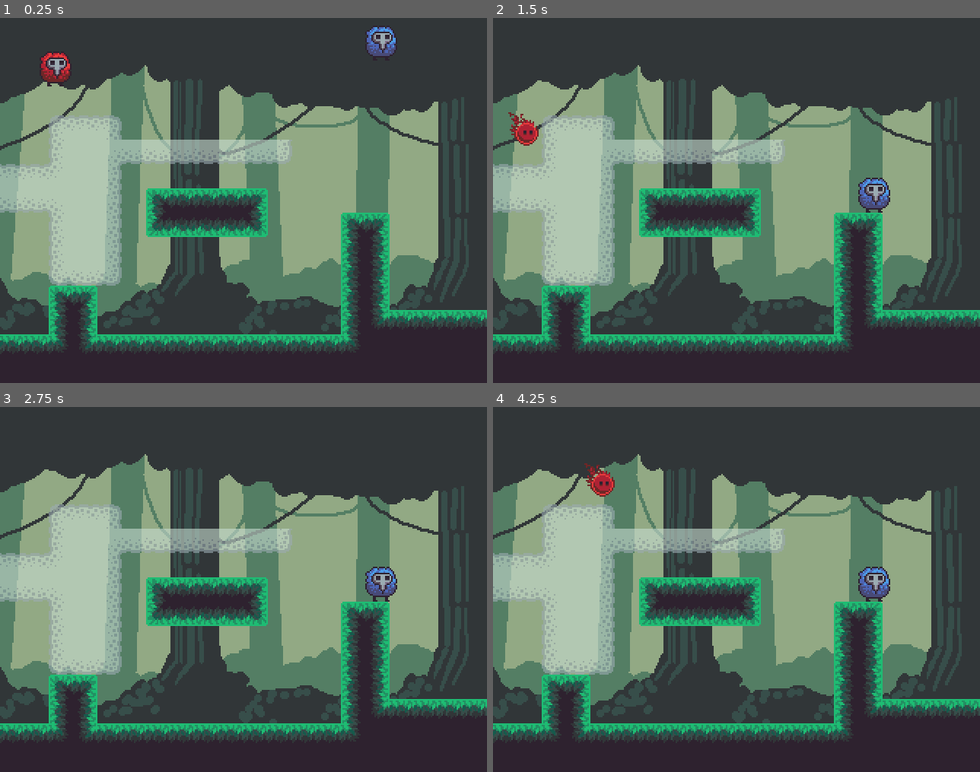
Above: before the commit, frames 1-4 (two rows, left to right).
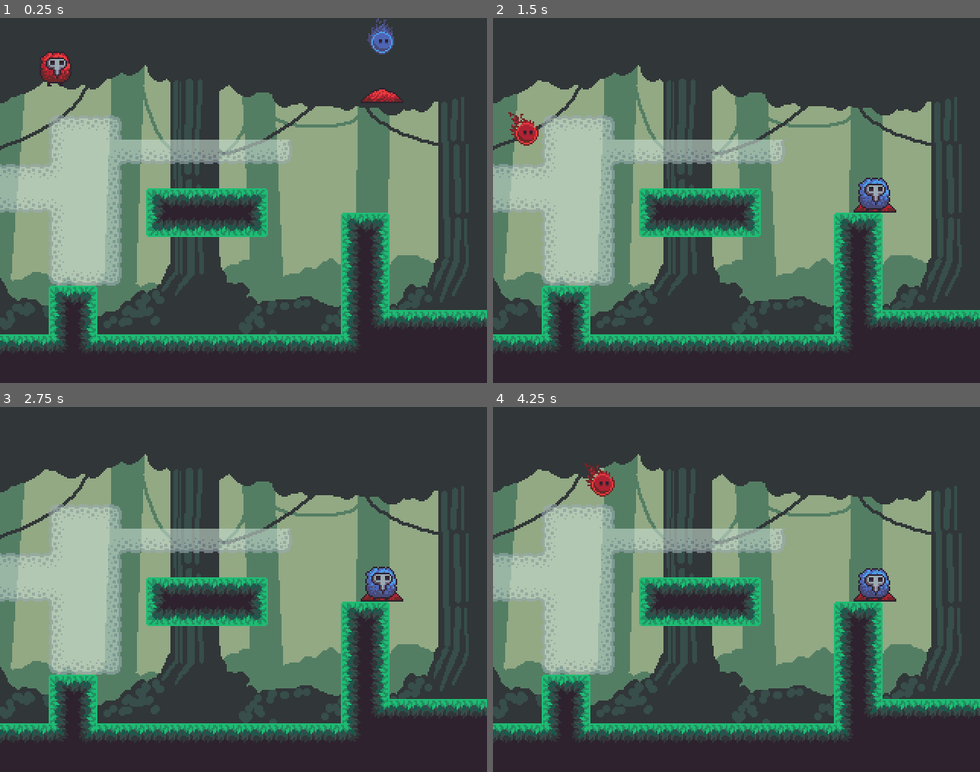
Above: after the commit, the same moments.

Repository: Octoan1/Global-Game-Jam-2026
Game: Godot game, scene res://Scenes/main.tscn
The game is run twice, just before and just after one commit, with the same random seed, the same clock (stepped at 60 frames per second) and the same inputs.
Inputs:
- Up to frame 1 (0.25 s): no input
- Up to frame 2 (1.5 s): tap Enter (ui_accept) at 0.5 s; hold D (p1_move_right_k) from 0.53 s (still down); tap 1 (p1_connect_keyboard) at 0.6 s; tap W (p1_jump_k) at 0.77 s; tap E (p1_throw_k) at 1.35 s
- Up to frame 3 (2.75 s): tap W (p1_jump_k) at 1.52 s; release D (p1_move_right_k) at 2.03 s; hold A (p1_move_left_k) from 2.03 s (still down); tap N (p2_back_k) at 2.1 s
- Up to frame 4 (4.25 s): release A (p1_move_left_k) at 2.78 s; hold D (p1_move_right_k) from 2.78 s (still down); tap 2 (p2_connect_keyboard) at 2.85 s; tap W (p1_jump_k) at 3.02, 3.77 s; tap Down (p2_move_down) at 3.6 s

The runs differ from the first frame. In frame 1, 0.6% of the frame differs, in the area x 74-83%, y 0-23%; in frame 2, 0.1%; in frame 3, 0.2%; in frame 4, 0.3%.

Commit message:
Even EVen more animations

Diff:
--- a/Entities/Players/player.gd
+++ b/Entities/Players/player.gd
@@ -7,6 +7,7 @@
 @export var mask = true
 @onready var throwing = false
 @onready var waiting = false
+@onready var respawning = false
 @onready var ammo = 1
 var controller = true
 
@@ -29,6 +30,8 @@
 
 #Throwing
 @export var mask_scene: PackedScene
+@export var pile_scene: PackedScene
+signal gather_leaves
 
 #Camera
 @export var camera_on = false
@@ -37,6 +40,12 @@
 
 func _ready() -> void:
 	animated.animation_finished.connect(_on_animation_finished)
+	if not mask:
+		var pile = pile_scene.instantiate()
+		var parent = self.get_parent()
+		parent.add_child.call_deferred(pile)
+		pile.player = self
+		pile.global_position = global_position
 
 func _physics_process(delta: float) -> void:
 	_update_inputs()
@@ -87,7 +96,7 @@
 		velocity.x = move_toward(velocity.x, 0, SPEED)
 
 	#ghost movement
-	if not mask:
+	if not mask and not respawning:
 		if controller:
 			var stick = Vector2(
 			Input.get_joy_axis(joystick_id, JOY_AXIS_LEFT_X),
@@ -113,7 +122,7 @@
 				velocity.x = stick.x * GSPEED
 				velocity.y = stick.y * GSPEED
 			if velocity == Vector2.ZERO:
-				animated.play("Idle")
+				animated.play("Ghost_Idle")
 			else:
 				animated.play("Ghost_Move")
 			if stick.x != 0:
@@ -140,13 +149,14 @@
 				velocity.x = h_dir * GSPEED
 				velocity.y = v_dir * GSPEED
 			if velocity == Vector2.ZERO:
-				animated.play("Idle")
+				animated.play("Ghost_Idle")
 			else:
 				animated.play("Ghost_Move")
 			if h_dir != 0:
 				animated.flip_h = prev_dir < 0
 			prev_dir = h_dir
-
+	if respawning:
+		animated.play("Ghost_Idle")
 	var arrow = _update_arrow()
 	if controller:
 		if Input.is_action_just_pressed("p1_throw_c" if joystick_id == 0 else "p2_throw_c") and throwing:
@@ -253,8 +263,13 @@
 	throwing = false
 	queue_redraw()
 	body.animated.play("Unpoof")
-	body.mask = true
 	body.ammo = 1
+	body.emit_signal("gather_leaves")
+	var pile = pile_scene.instantiate()
+	var parent = self.get_parent()
+	parent.add_child(pile)
+	pile.player = self
+	pile.global_position = global_position
 
 func _update_inputs():
 	if Input.is_action_just_pressed("p1_connect_controller" if joystick_id == 0 else "p2_connect_controller"):
@@ -271,3 +286,8 @@
 func _on_animation_finished():
 	if animated.animation == "Unpoof":
 		animated.play("Idle")
+
+func unpoof_from_leaves():
+	respawning = false
+	mask = true
+	animated.play("Unpoof")
--- a/Entities/Players/player1.tscn
+++ b/Entities/Players/player1.tscn
@@ -1,13 +1,30 @@
 [gd_scene format=3 uid="uid://dfg58lmub4mlf"]
 
 [ext_resource type="Script" uid="uid://bn1k6elpp2y4r" path="res://Entities/Players/player.gd" id="1_yscd2"]
-[ext_resource type="Texture2D" uid="uid://co0lum64xquic" path="res://Aseprite/Player/Dingle/dingle_ghost.png" id="3_2m8x8"]
-[ext_resource type="Texture2D" uid="uid://pelbol6dtsld" path="res://Aseprite/Player/Dingle/dingle.png" id="4_k3pxy"]
+[ext_resource type="Texture2D" uid="uid://co0lum64xquic" path="res://Aseprite/Player/Dingle/Ghost/dingle_ghost.png" id="3_2m8x8"]
+[ext_resource type="Texture2D" uid="uid://pelbol6dtsld" path="res://Aseprite/Player/Dingle/Normal/dingle.png" id="4_k3pxy"]
 [ext_resource type="PackedScene" uid="uid://ir766e3jwv8n" path="res://Objects/Mask/mask.tscn" id="4_xwwn8"]
-[ext_resource type="Texture2D" uid="uid://bqwpikbrdth8b" path="res://Aseprite/Player/Dingle/dingle_idle-Sheet.png" id="5_ktqc6"]
-[ext_resource type="Texture2D" uid="uid://kdkvyeuk03i1" path="res://Aseprite/Player/Dingle/dingle_walk-Sheet.png" id="5_ndun7"]
-[ext_resource type="Texture2D" uid="uid://bnrurhr2kt2x4" path="res://Aseprite/Player/Dingle/dingle_ghost_walk-Sheet.png" id="5_rpa8b"]
-[ext_resource type="Texture2D" uid="uid://dn7tee30eiels" path="res://Aseprite/Player/Dingle/dingle_poofed-Sheet.png" id="7_yicrl"]
+[ext_resource type="Texture2D" uid="uid://bqwpikbrdth8b" path="res://Aseprite/Player/Dingle/Normal/dingle_idle-Sheet.png" id="5_ktqc6"]
+[ext_resource type="Texture2D" uid="uid://kdkvyeuk03i1" path="res://Aseprite/Player/Dingle/Normal/dingle_walk-Sheet.png" id="5_ndun7"]
+[ext_resource type="Texture2D" uid="uid://bnrurhr2kt2x4" path="res://Aseprite/Player/Dingle/Ghost/dingle_ghost_walk-Sheet.png" id="5_rpa8b"]
+[ext_resource type="Texture2D" uid="uid://cdgu80dkvrl4t" path="res://Aseprite/Player/Doo/Ghost/doo_ghost_idle-Sheet.png" id="5_yicrl"]
+[ext_resource type="Texture2D" uid="uid://dn7tee30eiels" path="res://Aseprite/Player/Dingle/Normal/dingle_poofed-Sheet.png" id="7_yicrl"]
+
+[sub_resource type="AtlasTexture" id="AtlasTexture_bgymn"]
+atlas = ExtResource("5_yicrl")
+region = Rect2(0, 0, 32, 32)
+
+[sub_resource type="AtlasTexture" id="AtlasTexture_2tm5f"]
+atlas = ExtResource("5_yicrl")
+region = Rect2(32, 0, 32, 32)
+
+[sub_resource type="AtlasTexture" id="AtlasTexture_ihcqc"]
+atlas = ExtResource("5_yicrl")
+region = Rect2(64, 0, 32, 32)
+
+[sub_resource type="AtlasTexture" id="AtlasTexture_07fpm"]
+atlas = ExtResource("5_yicrl")
+region = Rect2(96, 0, 32, 32)
 
 [sub_resource type="AtlasTexture" id="AtlasTexture_suhm7"]
 atlas = ExtResource("5_rpa8b")
@@ -54,10 +71,6 @@
 region = Rect2(64, 0, 32, 32)
 
 [sub_resource type="AtlasTexture" id="AtlasTexture_bvkpd"]
-atlas = ExtResource("7_yicrl")
-region = Rect2(96, 0, 32, 32)
-
-[sub_resource type="AtlasTexture" id="AtlasTexture_jcvgl"]
 atlas = ExtResource("7_yicrl")
 region = Rect2(96, 0, 32, 32)
 
@@ -93,6 +106,23 @@
 animations = [{
 "frames": [{
 "duration": 1.0,
+"texture": SubResource("AtlasTexture_bgymn")
+}, {
+"duration": 1.0,
+"texture": SubResource("AtlasTexture_2tm5f")
+}, {
+"duration": 1.0,
+"texture": SubResource("AtlasTexture_ihcqc")
+}, {
+"duration": 1.0,
+"texture": SubResource("AtlasTexture_07fpm")
+}],
+"loop": true,
+"name": &"Ghost_Idle",
+"speed": 6.0
+}, {
+"frames": [{
+"duration": 1.0,
 "texture": SubResource("AtlasTexture_suhm7")
 }, {
 "duration": 1.0,
@@ -143,9 +173,6 @@
 "speed": 6.0
 }, {
 "frames": [{
-"duration": 1.0,
-"texture": SubResource("AtlasTexture_jcvgl")
-}, {
 "duration": 1.0,
 "texture": SubResource("AtlasTexture_qxtqi")
 }, {
@@ -196,7 +223,5 @@
 
 [node name="AnimatedSprite2D" type="AnimatedSprite2D" parent="." unique_id=936637707]
 sprite_frames = SubResource("SpriteFrames_2g48j")
-animation = &"Unpoof"
+animation = &"Idle"
 autoplay = "Idle"
-frame = 3
-frame_progress = 1.0
--- a/Entities/Players/player2.tscn
+++ b/Entities/Players/player2.tscn
@@ -1,13 +1,30 @@
 [gd_scene format=3 uid="uid://spfqakfdgeq1"]
 
 [ext_resource type="Script" uid="uid://bn1k6elpp2y4r" path="res://Entities/Players/player.gd" id="1_fgtas"]
-[ext_resource type="Texture2D" uid="uid://cfthi572frcg2" path="res://Aseprite/Player/Doo/doo_ghost.png" id="2_fgtas"]
-[ext_resource type="Texture2D" uid="uid://bqrg3jrwvampx" path="res://Aseprite/Player/Doo/doo.png" id="2_vq5c7"]
+[ext_resource type="Texture2D" uid="uid://cfthi572frcg2" path="res://Aseprite/Player/Doo/Ghost/doo_ghost.png" id="2_fgtas"]
+[ext_resource type="Texture2D" uid="uid://bqrg3jrwvampx" path="res://Aseprite/Player/Doo/Normal/doo.png" id="2_vq5c7"]
 [ext_resource type="PackedScene" uid="uid://ir766e3jwv8n" path="res://Objects/Mask/mask.tscn" id="4_vps4q"]
-[ext_resource type="Texture2D" uid="uid://dmg3qe84q1rgd" path="res://Aseprite/Player/Doo/doo_ghost_walk-Sheet.png" id="5_jcshi"]
-[ext_resource type="Texture2D" uid="uid://ys5rj70sdnb1" path="res://Aseprite/Player/Doo/doo_idle-Sheet.png" id="6_b43ch"]
-[ext_resource type="Texture2D" uid="uid://myswj4faflo5" path="res://Aseprite/Player/Doo/doo_poofed-Sheet.png" id="7_swfhw"]
-[ext_resource type="Texture2D" uid="uid://d4jtx3b13rafk" path="res://Aseprite/Player/Doo/doo_walk_2-Sheet.png" id="8_jcshi"]
+[ext_resource type="Texture2D" uid="uid://cdgu80dkvrl4t" path="res://Aseprite/Player/Doo/Ghost/doo_ghost_idle-Sheet.png" id="5_b43ch"]
+[ext_resource type="Texture2D" uid="uid://dmg3qe84q1rgd" path="res://Aseprite/Player/Doo/Ghost/doo_ghost_walk-Sheet.png" id="5_jcshi"]
+[ext_resource type="Texture2D" uid="uid://ys5rj70sdnb1" path="res://Aseprite/Player/Doo/Normal/doo_idle-Sheet.png" id="6_b43ch"]
+[ext_resource type="Texture2D" uid="uid://myswj4faflo5" path="res://Aseprite/Player/Doo/Normal/doo_poofed-Sheet.png" id="7_swfhw"]
+[ext_resource type="Texture2D" uid="uid://d4jtx3b13rafk" path="res://Aseprite/Player/Doo/Normal/doo_walk_2-Sheet.png" id="8_jcshi"]
+
+[sub_resource type="AtlasTexture" id="AtlasTexture_5uxf5"]
+atlas = ExtResource("5_b43ch")
+region = Rect2(0, 0, 32, 32)
+
+[sub_resource type="AtlasTexture" id="AtlasTexture_ovtwg"]
+atlas = ExtResource("5_b43ch")
+region = Rect2(32, 0, 32, 32)
+
+[sub_resource type="AtlasTexture" id="AtlasTexture_55ml6"]
+atlas = ExtResource("5_b43ch")
+region = Rect2(64, 0, 32, 32)
+
+[sub_resource type="AtlasTexture" id="AtlasTexture_fkqlg"]
+atlas = ExtResource("5_b43ch")
+region = Rect2(96, 0, 32, 32)
 
 [sub_resource type="AtlasTexture" id="AtlasTexture_0la2m"]
 atlas = ExtResource("5_jcshi")
@@ -54,10 +71,6 @@
 region = Rect2(64, 0, 32, 32)
 
 [sub_resource type="AtlasTexture" id="AtlasTexture_7c5hc"]
-atlas = ExtResource("7_swfhw")
-region = Rect2(96, 0, 32, 32)
-
-[sub_resource type="AtlasTexture" id="AtlasTexture_swfhw"]
 atlas = ExtResource("7_swfhw")
 region = Rect2(96, 0, 32, 32)
 
@@ -113,6 +126,23 @@
 animations = [{
 "frames": [{
 "duration": 1.0,
+"texture": SubResource("AtlasTexture_5uxf5")
+}, {
+"duration": 1.0,
+"texture": SubResource("AtlasTexture_ovtwg")
+}, {
+"duration": 1.0,
+"texture": SubResource("AtlasTexture_55ml6")
+}, {
+"duration": 1.0,
+"texture": SubResource("AtlasTexture_fkqlg")
+}],
+"loop": true,
+"name": &"Ghost_Idle",
+"speed": 6.0
+}, {
+"frames": [{
+"duration": 1.0,
 "texture": SubResource("AtlasTexture_0la2m")
 }, {
 "duration": 1.0,
@@ -163,9 +193,6 @@
 "speed": 6.0
 }, {
 "frames": [{
-"duration": 1.0,
-"texture": SubResource("AtlasTexture_swfhw")
-}, {
 "duration": 1.0,
 "texture": SubResource("AtlasTexture_30634")
 }, {
@@ -232,6 +259,5 @@
 
 [node name="AnimatedSprite2D" type="AnimatedSprite2D" parent="." unique_id=965665565]
 sprite_frames = SubResource("SpriteFrames_swfhw")
-animation = &"Walk"
+animation = &"Idle"
 autoplay = "Idle"
-frame_progress = 0.91549903
--- /dev/null
+++ b/Objects/Pile/Pile.tscn
@@ -0,0 +1,33 @@
+[gd_scene format=3 uid="uid://bg3sg6k20q6v0"]
+
+[ext_resource type="Texture2D" uid="uid://dn7tee30eiels" path="res://Aseprite/Player/Dingle/Normal/dingle_poofed-Sheet.png" id="1_8wtjx"]
+[ext_resource type="Script" uid="uid://crfqgcd5g025t" path="res://Objects/Pile/pile.gd" id="1_wslh4"]
+
+[sub_resource type="AtlasTexture" id="AtlasTexture_wslh4"]
+atlas = ExtResource("1_8wtjx")
+region = Rect2(96, 0, 32, 32)
+
+[sub_resource type="SpriteFrames" id="SpriteFrames_r03kp"]
+animations = [{
+"frames": [{
+"duration": 1.0,
+"texture": SubResource("AtlasTexture_wslh4")
+}],
+"loop": true,
+"name": &"Pile",
+"speed": 5.0
+}]
+
+[node name="Pile" type="RigidBody2D" unique_id=1473124957]
+physics_interpolation_mode = 1
+collision_layer = 32
+lock_rotation = true
+script = ExtResource("1_wslh4")
+
+[node name="AnimatedSprite2D" type="AnimatedSprite2D" parent="." unique_id=756965035]
+sprite_frames = SubResource("SpriteFrames_r03kp")
+animation = &"Pile"
+autoplay = "Pile"
+
+[node name="CollisionPolygon2D" type="CollisionPolygon2D" parent="." unique_id=1836554734]
+polygon = PackedVector2Array(-14, 12, 14, 12, 14, 10, 9, 5, 2, 2, -2, 2, -7, 4, -10, 6, -14, 10)
--- /dev/null
+++ b/Objects/Pile/pile.gd
@@ -0,0 +1,33 @@
+extends RigidBody2D
+
+@export var fly_speed = 125.0
+var player: CharacterBody2D
+var flying = false
+var connected = false
+
+func _ready():
+	if player:
+		player.gather_leaves.connect(_on_player_gather_leaves)
+		connected = true
+
+func _process(delta):
+	if not connected:
+		player.gather_leaves.connect(_on_player_gather_leaves)
+		connected = true
+	if not flying or not player:
+		return
+
+	var dir = player.global_position - global_position
+	var distance = dir.length()
+
+	if distance < 10:
+		queue_free()
+		player.unpoof_from_leaves()
+		return
+
+	global_position += dir.normalized() * fly_speed * delta
+	rotation = dir.angle()
+
+func _on_player_gather_leaves():
+	flying = true
+	player.respawning = true
--- a/Scenes/main.tscn
+++ b/Scenes/main.tscn
@@ -1,17 +1,12 @@
 [gd_scene format=4 uid="uid://dpncuafgait5d"]
 
 [ext_resource type="PackedScene" uid="uid://dfg58lmub4mlf" path="res://Entities/Players/player1.tscn" id="1_jjgbg"]
+[ext_resource type="PackedScene" uid="uid://bg3sg6k20q6v0" path="res://Objects/Pile/Pile.tscn" id="2_6bp64"]
 [ext_resource type="PackedScene" uid="uid://spfqakfdgeq1" path="res://Entities/Players/player2.tscn" id="3_8gbba"]
 [ext_resource type="Texture2D" uid="uid://dwjdlqk7ymxl8" path="res://Aseprite/Environment/Tilemap/Tilemap.png" id="4_jjvhh"]
 [ext_resource type="Script" uid="uid://eaeyihiq0nd7" path="res://Scenes/camera_2d.gd" id="5_21xkr"]
 [ext_resource type="Texture2D" uid="uid://bmv5avhirqnqk" path="res://Aseprite/Environment/flat_background_green.png" id="5_kry3j"]
 [ext_resource type="Script" uid="uid://dujl3b6wk6lq" path="res://Scenes/tether.gd" id="6_21xkr"]
-
-[sub_resource type="Resource" id="Resource_jjvhh"]
-metadata/__load_path__ = "res://Aseprite/Player/dingle.png"
-
-[sub_resource type="Resource" id="Resource_kry3j"]
-metadata/__load_path__ = "res://Aseprite/Player/dingle_ghost.png"
 
 [sub_resource type="TileSetAtlasSource" id="TileSetAtlasSource_jjvhh"]
 texture = ExtResource("4_jjvhh")
@@ -401,17 +396,12 @@
 [node name="Player1" parent="." unique_id=501140443 instance=ExtResource("1_jjgbg")]
 z_index = 1
 position = Vector2(37, 19)
-mask = true
-thickness = 2.0
-max_length = 50.0
-joystick_id = 0
-deadzone = 0.2
-real_tex = SubResource("Resource_jjvhh")
-ghost_tex = SubResource("Resource_kry3j")
+pile_scene = ExtResource("2_6bp64")
 
 [node name="Player2" parent="." unique_id=1845162299 instance=ExtResource("3_8gbba")]
 z_index = 1
 position = Vector2(251, 16)
+pile_scene = ExtResource("2_6bp64")
 
 [node name="Walls" type="TileMapLayer" parent="." unique_id=157024126]
 tile_map_data = PackedByteArray("AAAYABAAAAAEAAAAAAAYAA8AAAABAAEAAAAYAA4AAAABAAEAAAAYAA0AAAABAAEAAAAYAAwAAAAFAAIAAAAYAA …(4464 unchanged characters)…
Not shown, added: Objects/Pile/pile.gd.uid
